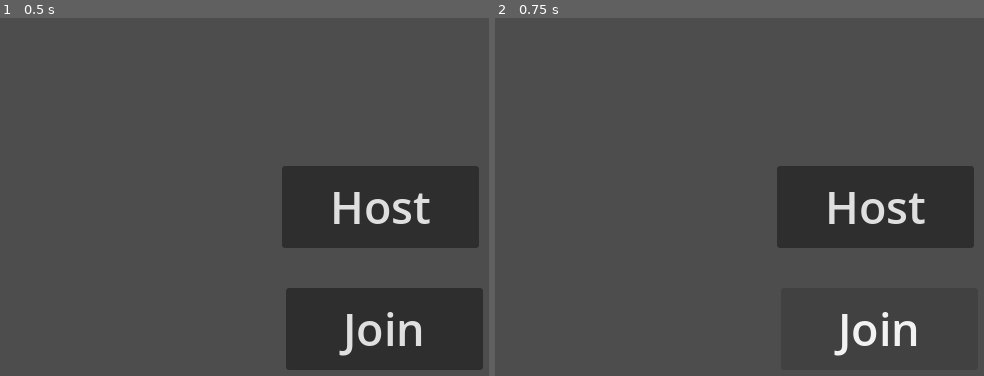
Above: before the commit, frames 1-2 (left to right).
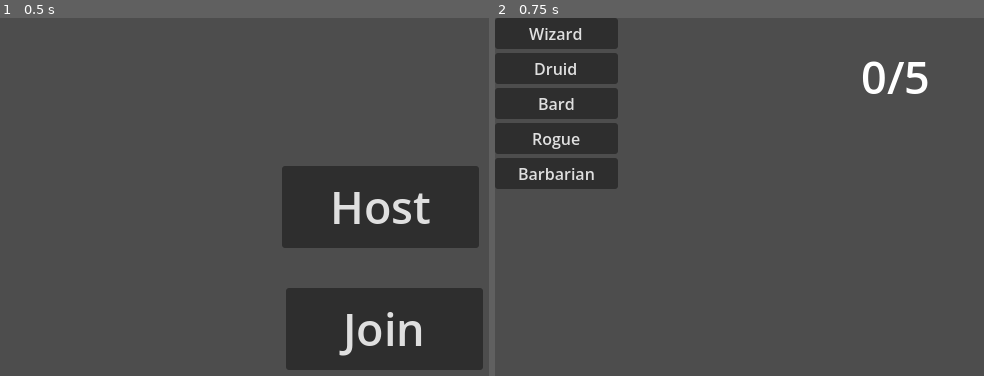
Above: after the commit, the same moments.

Repository: har3nz/MultiplayerDnD
Game: Godot game, scene res://game/room.tscn
Two runs of this game, one before a commit and one after it. Both use one fixed random seed, a clock stepped at 60 frames per second and the inputs below.
Inputs:
- Up to frame 1 (0.5 s): no input
- Up to frame 2 (0.75 s): click "Join" at 0.5 s

Frame 1 is identical in both runs. In frame 2, 21% of the frame differs, in the area x 0-98%, y 0-95%.

Commit message:
enumhandler added

Diff:
--- a/Characters/druid/druid.gd
+++ b/Characters/druid/druid.gd
@@ -8,7 +8,7 @@
 
 var mouse_down: bool
 
-var crow_scene = preload("res://scenes/Skills/crow.tscn")
+var crow_scene = preload("res://Characters/druid/crow.tscn")
 var crow
 
 var is_authority: bool:
--- a/Characters/rogue/rogue.gd
+++ b/Characters/rogue/rogue.gd
@@ -13,7 +13,7 @@
 var flipped: bool = false
 var slash_flipped: bool = false
 
-var slash = preload("res://scenes/Skills/slash.tscn")
+var slash = preload("res://Characters/rogue/slash.tscn")
 
 var m_pos: Vector2
 
--- a/Network/client_network_globals.gd
+++ b/Network/client_network_globals.gd
@@ -24,32 +24,32 @@
 
 	var packet_type: int = data.decode_u8(0)
 	match packet_type:
-		PacketInfo.PACKET_TYPE.ID_ASSIGNMENT:
+		EnumHandler.PACKET_TYPE.ID_ASSIGNMENT:
 			manage_ids(IDAssignment.create_from_data(data))
 
-		PacketInfo.PACKET_TYPE.PLAYER_POSITION:
+		EnumHandler.PACKET_TYPE.PLAYER_POSITION:
 			handle_player_position.emit(PlayerPosition.create_from_data(data))
 
-		PacketInfo.PACKET_TYPE.PEER_LIST:
+		EnumHandler.PACKET_TYPE.PEER_LIST:
 			packet = PeerList.create_from_data(data)
 			upd_list.emit(packet.peer_ids)
 
-		PacketInfo.PACKET_TYPE.START_GAME:
-			get_tree().change_scene_to_file("res://scenes/world.tscn")
+		EnumHandler.PACKET_TYPE.START_GAME:
+			get_tree().change_scene_to_file("res://game/world.tscn")
 
-		PacketInfo.PACKET_TYPE.SPAWN_PLAYER:
+		EnumHandler.PACKET_TYPE.SPAWN_PLAYER:
 			var spawn_player_packet := SpawnPlayer.create_from_data(data)
 			for peer_id in spawn_player_packet.peer_classes:
 				spawn_player.emit(peer_id, spawn_player_packet.peer_classes[peer_id])
 
-		PacketInfo.PACKET_TYPE.CLASS_SELECT:
+		EnumHandler.PACKET_TYPE.CLASS_SELECT:
 			selected_class = ClassSelect.create_from_data(data)
 
-		PacketInfo.PACKET_TYPE.SPAWN_PROJECTILE:
+		EnumHandler.PACKET_TYPE.SPAWN_PROJECTILE:
 			var spawn_projectile = SpawnProjectile.create_from_data(data)
 			spawn_skill.emit(spawn_projectile.owner_id, spawn_projectile.projectile_type, spawn_projectile.projectile_id, spawn_projectile.position)
 
-		PacketInfo.PACKET_TYPE.PROJECTILE_POSITION:
+		EnumHandler.PACKET_TYPE.PROJECTILE_POSITION:
 			var proj_pos = ProjectilePosition.create_from_data(data)
 			handle_projectile_position.emit(proj_pos)
 
--- a/Network/network_ui.gd
+++ b/Network/network_ui.gd
@@ -1,19 +1,19 @@
 extends Control
 
 func _on_client_pressed() -> void:
-	get_tree().change_scene_to_file("res://scenes/waiting_room.tscn")
+	get_tree().change_scene_to_file("res://game/waiting_room.tscn")
 	NetworkHandler.start_client()
 	NetworkHandler.on_client_packet.connect(_on_client_packet)
 
 func _on_server_pressed() -> void:
-	get_tree().change_scene_to_file("res://scenes/waiting_room.tscn")
+	get_tree().change_scene_to_file("res://game/waiting_room.tscn")
 	NetworkHandler.start_server()
 
 func _on_client_packet(data: PackedByteArray) -> void:
 	var type = data.decode_u8(0)
 
 	match type:
-		PacketInfo.PACKET_TYPE.PEER_LIST:
+		EnumHandler.PACKET_TYPE.PEER_LIST:
 			var packet := PeerList.create_from_data(data)
 			var waiting_room = get_tree().current_scene
 			waiting_room.update_player_list_from_peers(packet.peer_ids)
--- a/Network/packet_info/class_select.gd
+++ b/Network/packet_info/class_select.gd
@@ -3,12 +3,12 @@
 var id: int
 var selected_class: int
 
-static func create(id: int, selected_class: int) -> ClassSelect:
+static func create(_id: int, _selected_class: int) -> ClassSelect:
 	var info: ClassSelect = ClassSelect.new()
-	info.packet_type = PACKET_TYPE.CLASS_SELECT
+	info.packet_type = EnumHandler.PACKET_TYPE.CLASS_SELECT
 	info.flag = ENetPacketPeer.FLAG_RELIABLE
-	info.id = id
-	info.selected_class = selected_class
+	info.id = _id
+	info.selected_class = _selected_class
 	return info
 
 static func create_from_data(data: PackedByteArray) -> ClassSelect:
--- a/Network/packet_info/id_assignment.gd
+++ b/Network/packet_info/id_assignment.gd
@@ -3,12 +3,12 @@
 var id: int
 var remote_ids: Array[int]
 
-static func create(id: int, remote_ids: Array[int]) -> IDAssignment:
+static func create(_id: int, _remote_ids: Array[int]) -> IDAssignment:
 	var info: IDAssignment = IDAssignment.new()
-	info.packet_type = PACKET_TYPE.ID_ASSIGNMENT
+	info.packet_type = EnumHandler.PACKET_TYPE.ID_ASSIGNMENT
 	info.flag = ENetPacketPeer.FLAG_RELIABLE
-	info.id = id
-	info.remote_ids = remote_ids
+	info.id = _id
+	info.remote_ids = _remote_ids
 	return info
 
 static func create_from_data(data: PackedByteArray) -> IDAssignment:
--- a/Network/packet_info/mouse_position.gd
+++ b/Network/packet_info/mouse_position.gd
@@ -6,15 +6,15 @@
 var position: Vector2
 var is_down: int
 
-static func create(owner_id: int, projectile_id : int, projectile_type: int, position : Vector2, is_down: int) -> MousePosition:
+static func create(_owner_id: int, _projectile_id : int, _projectile_type: int, _position : Vector2, _is_down: int) -> MousePosition:
 	var info := MousePosition.new()
-	info.packet_type = PACKET_TYPE.MOUSE_POSITION
+	info.packet_type = EnumHandler.PACKET_TYPE.MOUSE_POSITION
 	info.flag = ENetPacketPeer.FLAG_UNSEQUENCED
-	info.owner_id = owner_id
-	info.projectile_id = projectile_id
-	info.projectile_type = projectile_type
-	info.position = position
-	info.is_down = is_down
+	info.owner_id = _owner_id
+	info.projectile_id = _projectile_id
+	info.projectile_type = _projectile_type
+	info.position = _position
+	info.is_down = _is_down
 	return info
 
 static func create_from_data(data: PackedByteArray) -> MousePosition:
--- a/Network/packet_info/packet_info.gd
+++ b/Network/packet_info/packet_info.gd
@@ -1,17 +1,6 @@
 class_name PacketInfo
 
-enum PACKET_TYPE {
-	ID_ASSIGNMENT,
-	PLAYER_POSITION,
-	PEER_LIST,
-	START_GAME,
-	SPAWN_PLAYER,
-	PROJECTILE_POSITION,
-	SPAWN_PROJECTILE,
-	CLASS_SELECT,
-}
-
-var packet_type: PACKET_TYPE
+var packet_type: EnumHandler.PACKET_TYPE
 var flag: int
 
 func encode() -> PackedByteArray:
--- a/Network/packet_info/peer_info.gd
+++ b/Network/packet_info/peer_info.gd
@@ -2,11 +2,11 @@
 
 var peer_ids: Array[int] = []
 
-static func create(peer_ids: Array[int]) -> PeerList:
+static func create(_peer_ids: Array[int]) -> PeerList:
 	var info := PeerList.new()
-	info.packet_type = PACKET_TYPE.PEER_LIST
+	info.packet_type = EnumHandler.PACKET_TYPE.PEER_LIST
 	info.flag = ENetPacketPeer.FLAG_RELIABLE
-	info.peer_ids = peer_ids
+	info.peer_ids = _peer_ids
 	return info
 
 static func create_from_data(data: PackedByteArray) -> PeerList:
--- a/Network/packet_info/player_position.gd
+++ b/Network/packet_info/player_position.gd
@@ -3,12 +3,12 @@
 var id: int
 var position: Vector2
 
-static func create(id: int, position: Vector2) -> PlayerPosition:
+static func create(_id: int, _position: Vector2) -> PlayerPosition:
 	var info: PlayerPosition = PlayerPosition.new()
-	info.packet_type = PACKET_TYPE.PLAYER_POSITION
+	info.packet_type = EnumHandler.PACKET_TYPE.PLAYER_POSITION
 	info.flag = ENetPacketPeer.FLAG_UNSEQUENCED
-	info.id = id
-	info.position = position
+	info.id = _id
+	info.position = _position
 	return info
 
 static func create_from_data(data: PackedByteArray) -> PlayerPosition:
--- a/Network/packet_info/projectile_position.gd
+++ b/Network/packet_info/projectile_position.gd
@@ -4,14 +4,14 @@
 var projectile_id: int
 var projectile_type: int
 var position: Vector2
-static func create(owner_id: int, projectile_id : int, projectile_type: int, position : Vector2) -> ProjectilePosition:
+static func create(_owner_id: int, _projectile_id : int, _projectile_type: int, _position : Vector2) -> ProjectilePosition:
 	var info := ProjectilePosition.new()
-	info.packet_type = PACKET_TYPE.PROJECTILE_POSITION
+	info.packet_type = EnumHandler.PACKET_TYPE.PROJECTILE_POSITION
 	info.flag = ENetPacketPeer.FLAG_UNSEQUENCED
-	info.owner_id = owner_id
-	info.projectile_id = projectile_id
-	info.projectile_type = projectile_type
-	info.position = position
+	info.owner_id = _owner_id
+	info.projectile_id = _projectile_id
+	info.projectile_type = _projectile_type
+	info.position = _position
 	return info
 
 static func create_from_data(data: PackedByteArray) -> ProjectilePosition:
--- a/Network/packet_info/spawn_player_packet.gd
+++ b/Network/packet_info/spawn_player_packet.gd
@@ -2,11 +2,11 @@
 
 var peer_classes: Dictionary
 
-static func create(peer_classes: Dictionary) -> SpawnPlayer:
+static func create(_peer_classes: Dictionary) -> SpawnPlayer:
 	var info := SpawnPlayer.new()
-	info.packet_type = PACKET_TYPE.SPAWN_PLAYER
+	info.packet_type = EnumHandler.PACKET_TYPE.SPAWN_PLAYER
 	info.flag = ENetPacketPeer.FLAG_RELIABLE
-	info.peer_classes = peer_classes
+	info.peer_classes = _peer_classes
 	return info
 
 static func create_from_data(data: PackedByteArray) -> SpawnPlayer:
--- a/Network/packet_info/spawn_projectile.gd
+++ b/Network/packet_info/spawn_projectile.gd
@@ -5,14 +5,14 @@
 var projectile_type: int
 var position: Vector2
 
-static func create(owner_id: int, projectile_id : int, projectile_type: int, position : Vector2) -> SpawnProjectile:
+static func create(_owner_id: int, _projectile_id : int, _projectile_type: int, _position : Vector2) -> SpawnProjectile:
 	var info := SpawnProjectile.new()
-	info.packet_type = PACKET_TYPE.SPAWN_PROJECTILE
+	info.packet_type = EnumHandler.PACKET_TYPE.SPAWN_PROJECTILE
 	info.flag = ENetPacketPeer.FLAG_RELIABLE
-	info.owner_id = owner_id
-	info.projectile_id = projectile_id
-	info.projectile_type = projectile_type
-	info.position = position
+	info.owner_id = _owner_id
+	info.projectile_id = _projectile_id
+	info.projectile_type = _projectile_type
+	info.position = _position
 	return info
 
 static func create_from_data(data: PackedByteArray) -> SpawnProjectile:
--- a/Network/packet_info/start_game.gd
+++ b/Network/packet_info/start_game.gd
@@ -2,7 +2,7 @@
 
 static func create() -> StartGame:
 	var info := StartGame.new()
-	info.packet_type = PACKET_TYPE.START_GAME
+	info.packet_type = EnumHandler.PACKET_TYPE.START_GAME
 	info.flag = ENetPacketPeer.FLAG_RELIABLE
 	return info
 
--- a/Network/server_network_globals.gd
+++ b/Network/server_network_globals.gd
@@ -28,20 +28,25 @@
 func on_server_packet(peer_id: int, data: PackedByteArray) -> void:
 	var packet_type: int = data.decode_u8(0)
 	match packet_type:
-		PacketInfo.PACKET_TYPE.PLAYER_POSITION:
+		EnumHandler.PACKET_TYPE.PLAYER_POSITION:
 			handle_player_position.emit(peer_id, PlayerPosition.create_from_data(data))
 
-		PacketInfo.PACKET_TYPE.CLASS_SELECT:
+		EnumHandler.PACKET_TYPE.CLASS_SELECT:
 			selected_class = ClassSelect.create_from_data(data)
 			selected_class.broadcast(NetworkHandler.connection)
 			peer_classes.set(data[1], data[2])
 
-		PacketInfo.PACKET_TYPE.SPAWN_PROJECTILE:
+		EnumHandler.PACKET_TYPE.SPAWN_PLAYER:
+			for id in peer_ids:
+				var selected_class: int = peer_classes[id]
+				spawn_player.emit(id, selected_class)
+
+		EnumHandler.PACKET_TYPE.SPAWN_PROJECTILE:
 			var spawn_projectile = SpawnProjectile.create_from_data(data)
 			spawn_projectile.broadcast(NetworkHandler.connection)
 			spawn_skill.emit(spawn_projectile.owner_id, spawn_projectile.projectile_type, spawn_projectile.projectile_id, spawn_projectile.position)
 
-		PacketInfo.PACKET_TYPE.PROJECTILE_POSITION:
+		EnumHandler.PACKET_TYPE.PROJECTILE_POSITION:
 			var proj_pos = ProjectilePosition.create_from_data(data)
 			handle_projectile_position.emit(peer_id, proj_pos)
 
--- a/Network/waiting_room.gd
+++ b/Network/waiting_room.gd
@@ -40,10 +40,9 @@
 	if not is_authority:
 		return
 
-	var start_packet := StartGame.create()
-	start_packet.broadcast(NetworkHandler.connection)
+	StartGame.create().broadcast(NetworkHandler.connection)
 
-	get_tree().change_scene_to_file("res://scenes/world.tscn")
+	get_tree().change_scene_to_file("res://game/world.tscn")
 
 func _on_wizard_pressed() -> void:
 	var peer_id = ClientNetworkGlobals.id
--- a/game/enum_handler.gd
+++ b/game/enum_handler.gd
@@ -1,4 +1,15 @@
-class_name Enums
+extends Node
+
+enum PACKET_TYPE {
+	ID_ASSIGNMENT,
+	PLAYER_POSITION,
+	PEER_LIST,
+	START_GAME,
+	SPAWN_PLAYER,
+	PROJECTILE_POSITION,
+	SPAWN_PROJECTILE,
+	CLASS_SELECT,
+}
 
 enum SKILLS{
 	FIREBALL,
--- a/game/world.gd
+++ b/game/world.gd
@@ -7,9 +7,4 @@
 	if not is_authority:
 		return
 
-	var start_packet := SpawnPlayer.create(ServerNetworkGlobals.peer_classes)
-	start_packet.broadcast(NetworkHandler.connection)
-
-	for peer_id in ServerNetworkGlobals.peer_ids:
-		var selected_class: int = ServerNetworkGlobals.peer_classes[peer_id]
-		PlayerSpawner.spawn_player(peer_id, selected_class)
+	SpawnPlayer.create(ServerNetworkGlobals.peer_classes).broadcast(NetworkHandler.connection)
Empty file removed: Network/packet_info/update_sprites.gd
Not shown, removed: Network/packet_info/update_sprites.gd.uid
